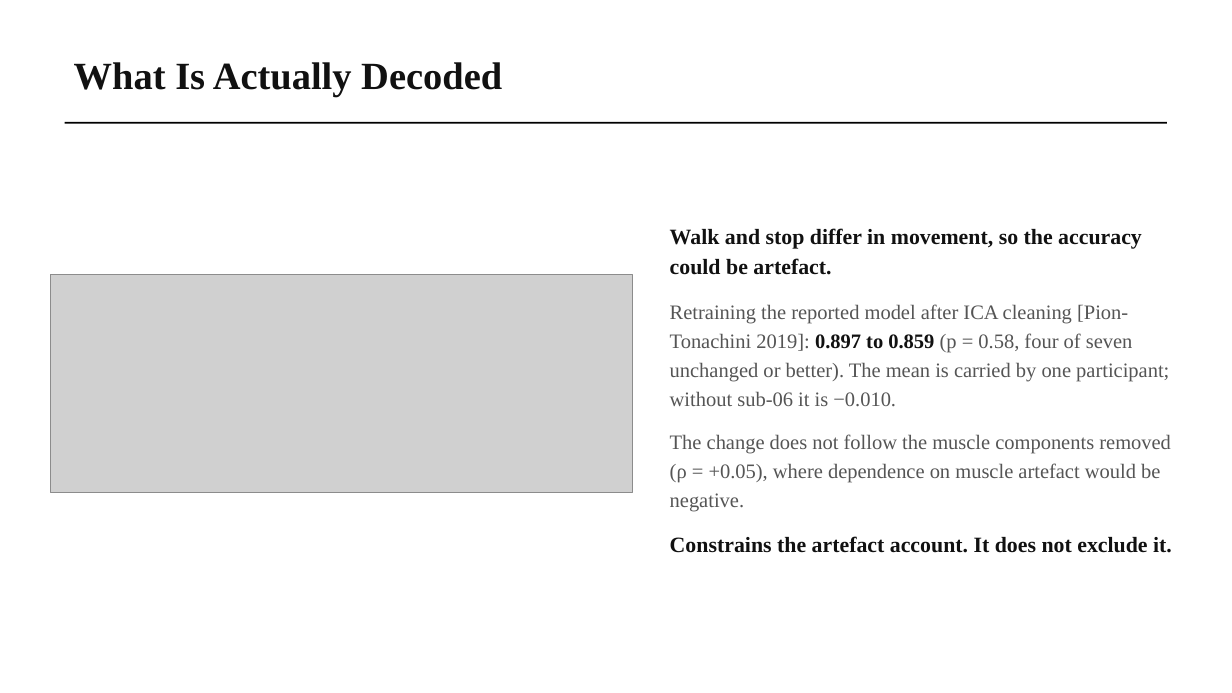
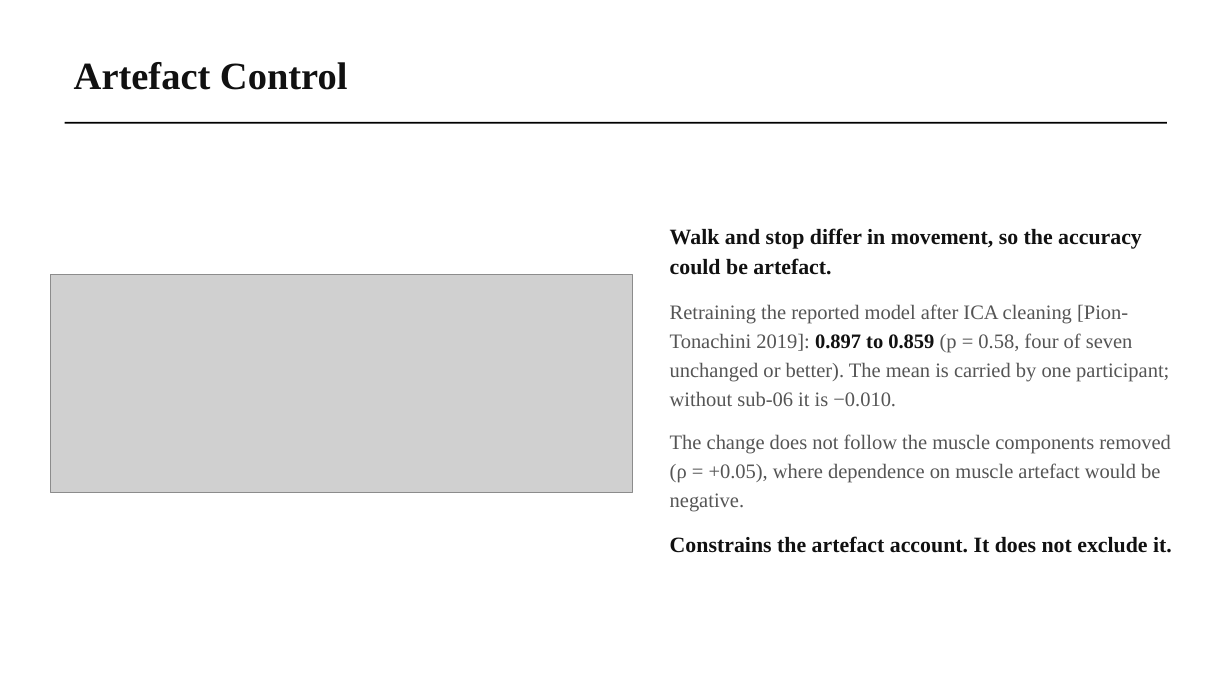
Before and after one commit to wshuv-o/calmnet, a slide deck: slide 9 of presentation/CALM-Net_final_presentation.pptx. Drawn at 1232x693 pixels with LibreOffice and Linux fonts; fonts in the diff are those of the drawing; grey boxes stand for pictures. Boxes give left, top, right and bottom in pixels: in the first picture for what was removed or moved away, otherwise in the second. Text is boxed around its words. In the diff, an @@ line names an element or a change of style, - is before the commit and + after.

```diff
--- a/presentation/CALM-Net_final_presentation.pptx
+++ b/presentation/CALM-Net_final_presentation.pptx
@@ text at box(74, 62, 348, 90): text changed @@
-What Is Actually Decoded
+Artefact Control
```
Also in this commit, not shown: 13 other slides changed, 2 other files.
